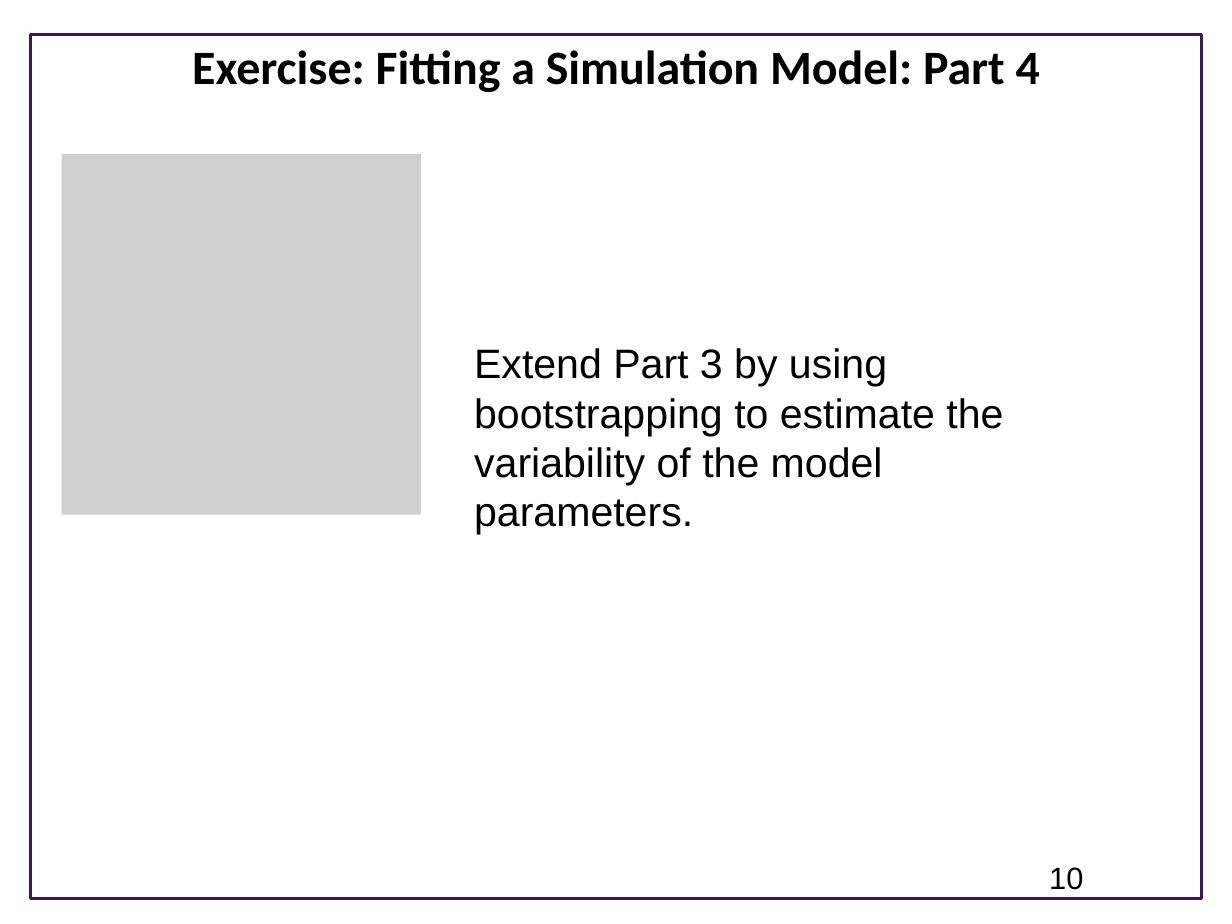
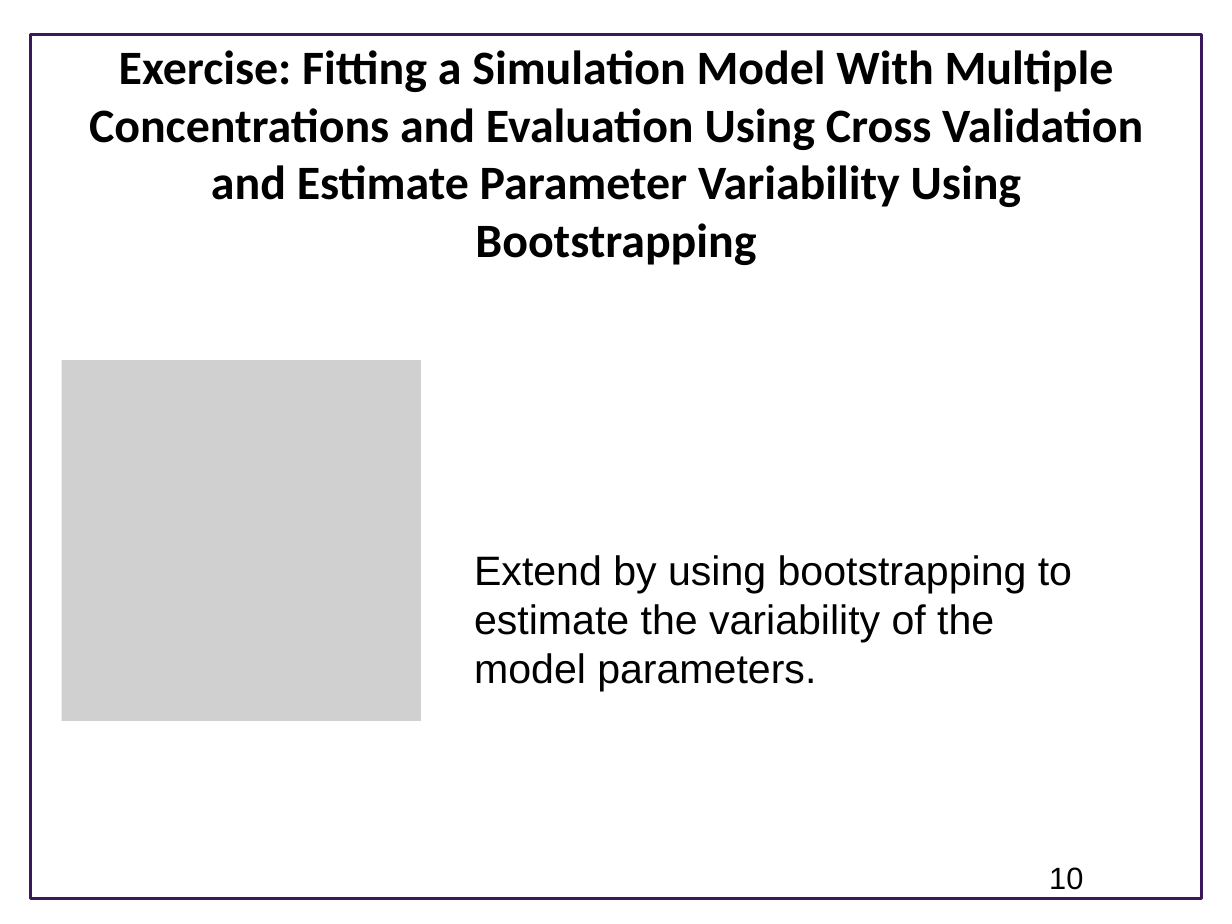
Before and after one commit to ModelEngineering/advancing-biomedical-models, a slide deck: slide 10 of Lectures/Week_5/CSE 599V Lecture 11 - Modeling Workflow .pptx. Drawn at 1232x924 pixels with LibreOffice and Linux fonts; fonts in the diff are those of the drawing; grey boxes stand for pictures; background and template pictures are left out. Boxes give left, top, right and bottom in pixels: in the first picture for what was removed or moved away, otherwise in the second. Text is boxed around its words. In the diff, an @@ line names an element or a change of style, - is before the commit and + after.

```diff
--- a/Lectures/Week_5/CSE 599V Lecture 11 - Modeling Workflow .pptx
+++ b/Lectures/Week_5/CSE 599V Lecture 11 - Modeling Workflow .pptx
@@ title at box(89, 50, 1143, 265): text changed @@
-Exercise: Fitting a Simulation Model: Part 4
+Exercise: Fitting a Simulation Model With Multiple Concentrations and Evaluation Using Cross Validation and Estimate Parameter Variability Using Bootstrapping
@@ picture: place and size @@
-picture at box(62, 154, 421, 515)
+picture at box(62, 360, 421, 721)
@@ text at box(474, 555, 1072, 691): text changed @@
-Extend Part 3 by using bootstrapping to estimate the variability of the model parameters.
+Extend by using bootstrapping to estimate the variability of the model parameters.
```
Also in this commit, not shown: 3 other slides changed, 1 other file.
